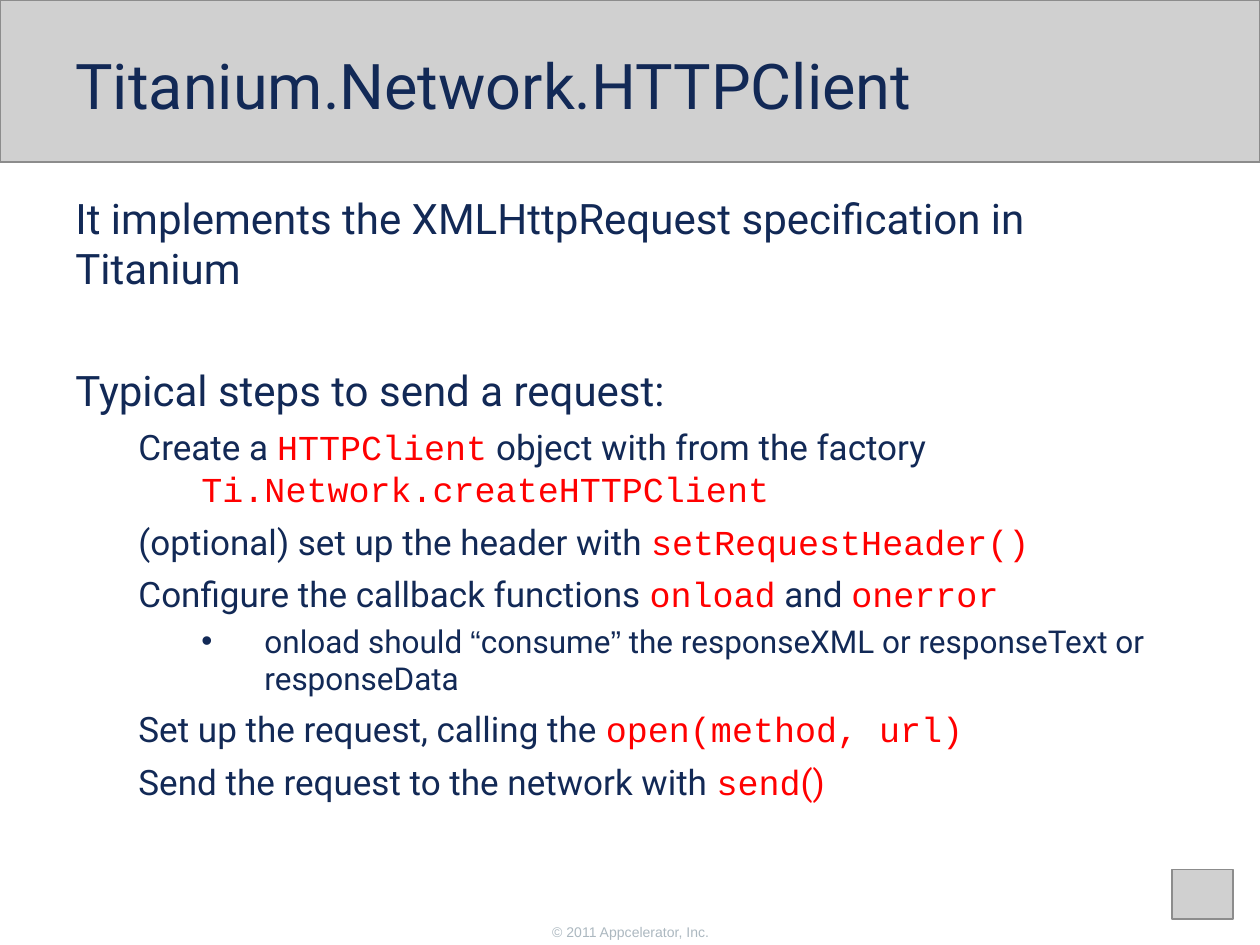
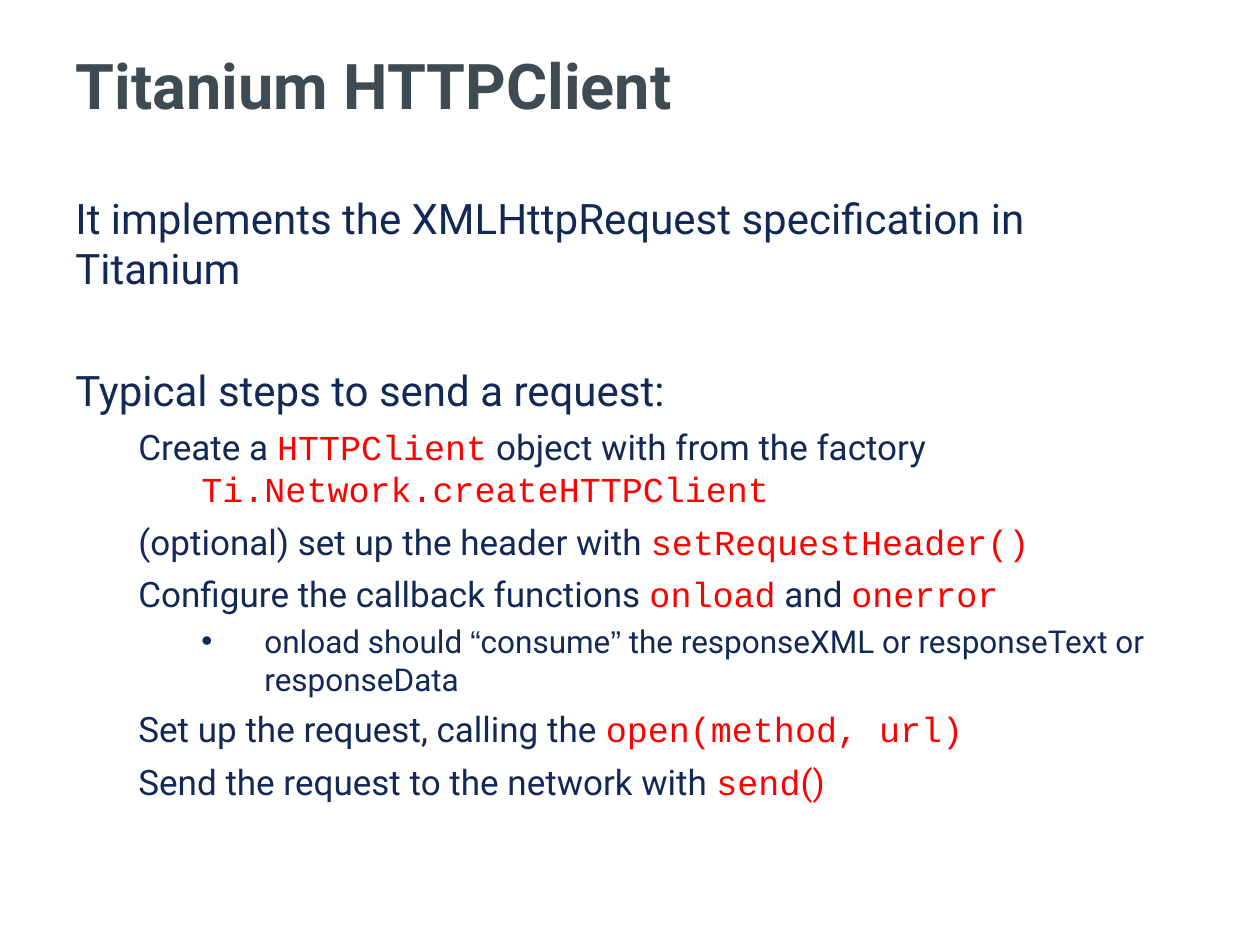
Before and after one commit to appcelerator-training-archive/tcad_certification, a slide deck: slide 4 of 260/260.ppt (slide 5 before the commit). Drawn at 1260x945 pixels with LibreOffice and Linux fonts; fonts in the diff are those of the drawing; grey boxes stand for pictures; background and template pictures are left out. Boxes give left, top, right and bottom in pixels: in the first picture for what was removed or moved away, otherwise in the second. Text is boxed around its words. In the diff, an @@ line names an element or a change of style, - is before the commit and + after.

```diff
--- a/260/260.ppt
+++ b/260/260.ppt
@@ picture removed at (0,0,1260,163) @@
@@ title at (76,61,672,110): text changed; text colour #122956 to #3F4B53; bold on @@
-Titanium.Network.HTTPClient
+Titanium HTTPClient
@@ picture removed at (1172,869,1232,919) @@
@@ text removed at (566,927,709,940) @@
-© 2011 Appcelerator, Inc.
```
Also in this commit, not shown: 10 other slides changed, 8 slides added, 5 slides removed, 12 other files.
